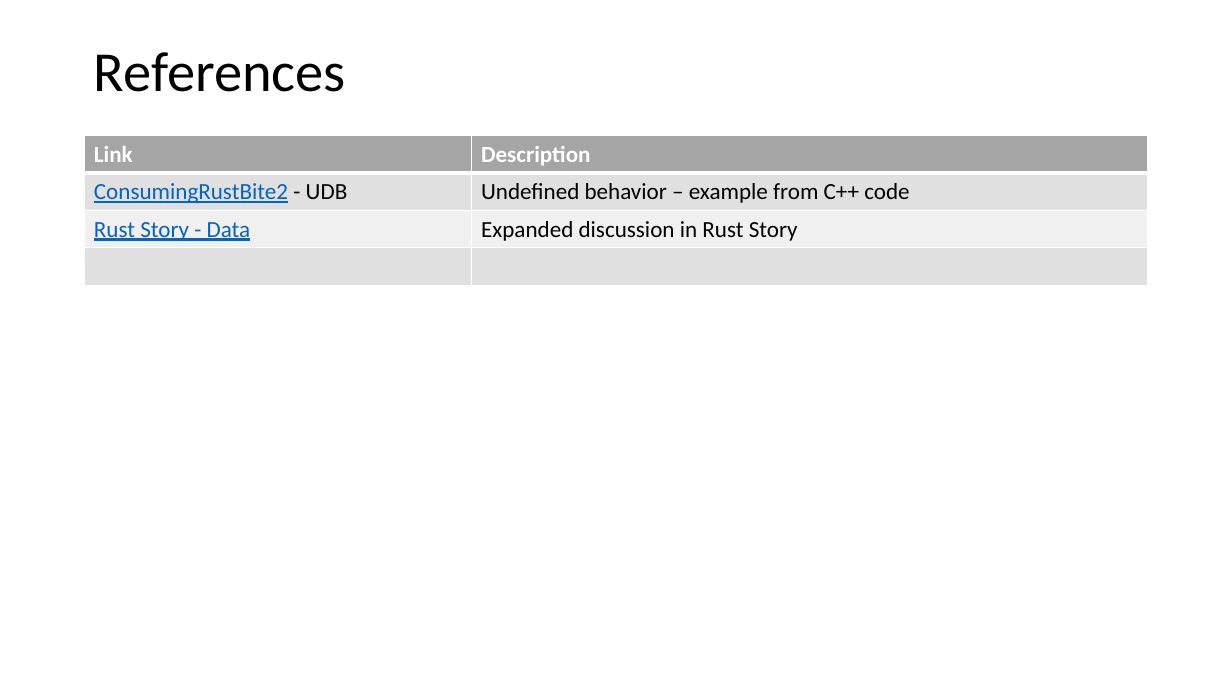
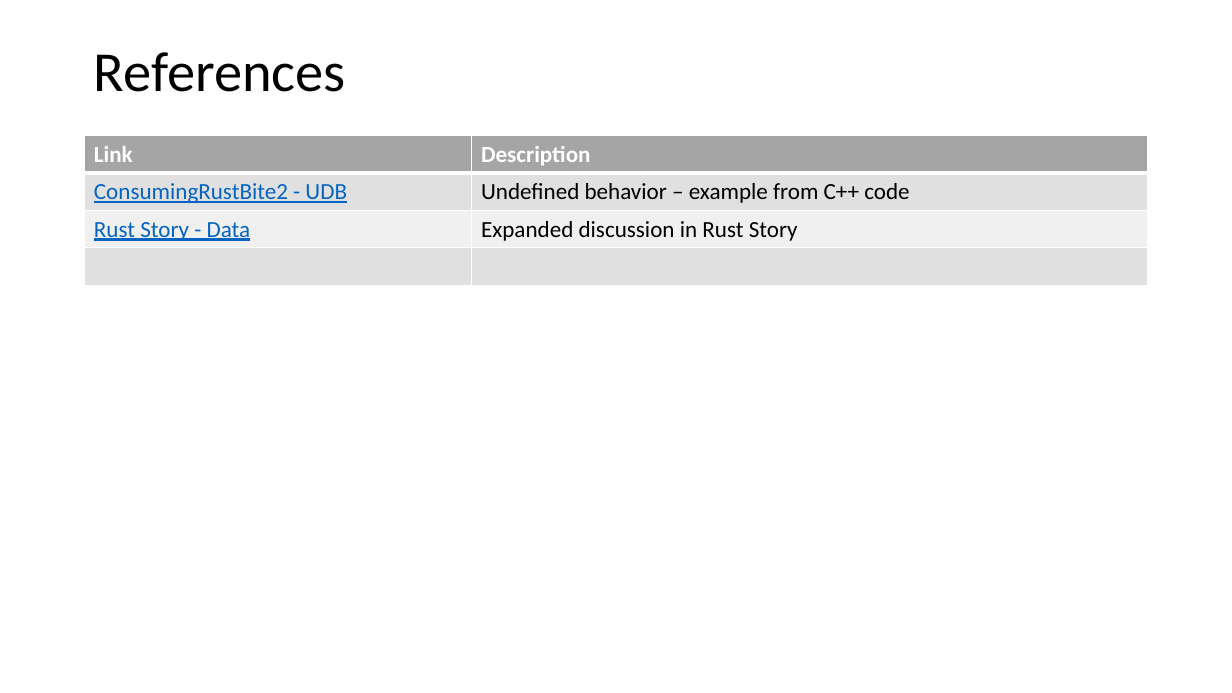
Before and after one commit to JimFawcett/JimFawcett.github.io, a slide deck: slide 11 of Resources/ConsumingRustBite1.pptx. Drawn at 1232x693 pixels with LibreOffice and Linux fonts; fonts in the diff are those of the drawing. Boxes give left, top, right and bottom in pixels: in the first picture for what was removed or moved away, otherwise in the second. Text is boxed around its words. In the diff, an @@ line names an element or a change of style, - is before the commit and + after.

```diff
--- a/Resources/ConsumingRustBite1.pptx
+++ b/Resources/ConsumingRustBite1.pptx
@@ table at [85, 136, 1148, 286] @@
@@ text colour #000000 to #0563C1, underline on in "- UDB" @@
```
Also in this commit, not shown: 6 other files.
